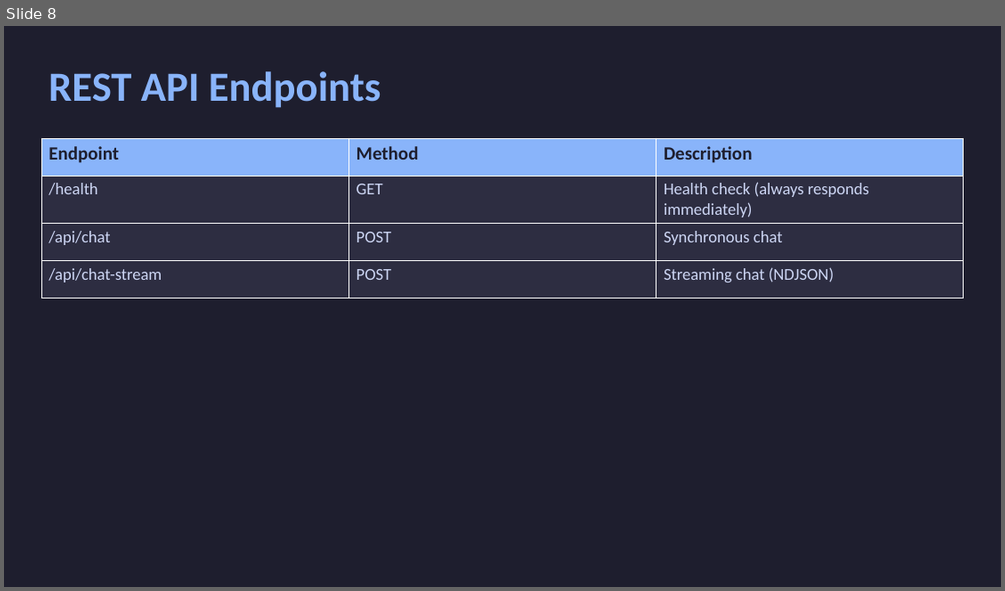
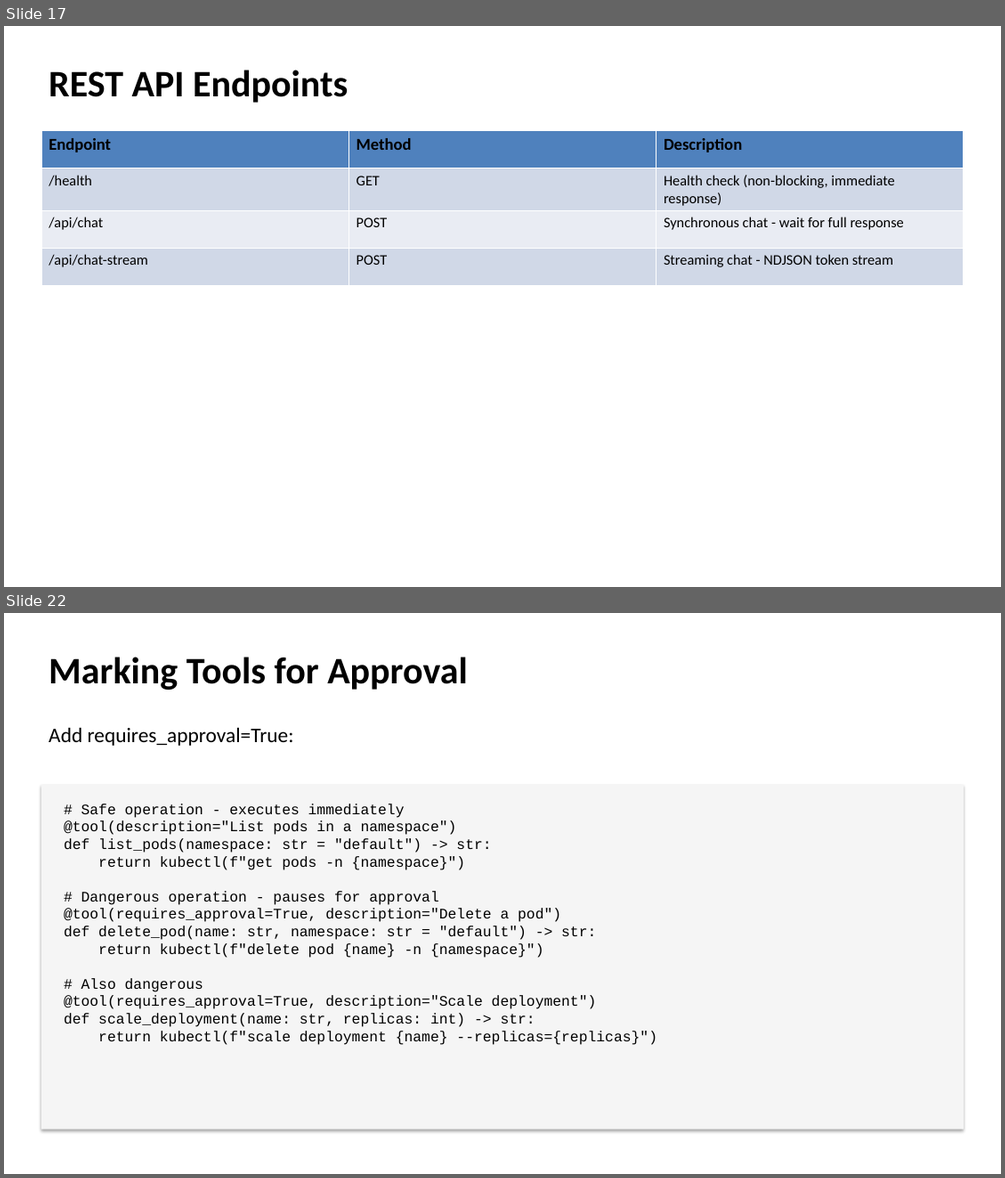
Before and after one commit to duplocloud/dcaf, a slide deck: docs/presentations/dcaf-core-presentation.pptx. Shown one above the other, each under a label of ours: slide 8 before the commit, slides 17 and 22 after it; the slides between them are not shown. The pictures are 1005x591 and 1005x1178 pixels, drawn with LibreOffice and Linux fonts; fonts in the diff are those of the drawing. Boxes give left, top, right and bottom in pixels: in the first picture for what was removed or moved away, otherwise in the second. Text is boxed around its words. In the diff, an @@ line names an element or a change of style, - is before the commit and + after.

Commit message:
Add A2A protocol support and session management improvements
- Add A2A (Agent-to-Agent) protocol implementation with RemoteAgent client
- Add session management with typed serialization (Pydantic/dataclass support)
- Update documentation: engineering handoff, getting started, tools guide
- Add A2A example and documentation
- Add PPTX generation script for presentations
- Update mkdocs configuration

```diff
--- a/docs/presentations/dcaf-core-presentation.pptx
+++ b/docs/presentations/dcaf-core-presentation.pptx
@@ slide 22 added at (x1=4, y1=613, x2=1001, y2=1174), background #FFFFFF @@
@@ text added at (x1=48, y1=657, x2=468, y2=690), 36 pt, text #000000, bold @@
+Marking Tools for Approval
@@ text added at (x1=48, y1=727, x2=294, y2=746), 20 pt, text #000000 @@
+Add requires_approval=True:
@@ rectangle added at (x1=41, y1=785, x2=963, y2=1129), fill #F5F5F5 @@
@@ text added at (x1=64, y1=803, x2=657, y2=1045), 14 pt, text #000000 @@
+# Safe operation - executes immediately
+@tool(description="List pods in a namespace")
+def list_pods(namespace: str = "default") -> str:
+return kubectl(f"get pods -n {namespace}")
+# Dangerous operation - pauses for approval
+@tool(requires_approval=True, description="Delete a pod")
+def delete_pod(name: str, namespace: str = "default") -> str:
+return kubectl(f"delete pod {name} -n {namespace}")
+# Also dangerous
+@tool(requires_approval=True, description="Scale deployment")
+def scale_deployment(name: str, replicas: int) -> str:
+return kubectl(f"scale deployment {name} --replicas={replicas}")
@@ what was slide 8 is now slide 17 @@
@@ slide 17 changed as well @@
@@ rectangle removed at (x1=4, y1=26, x2=1001, y2=587) @@
@@ text "REST API Endpoints" at (x1=48, y1=70, x2=348, y2=103): size 40 to 36 pt, text colour #89B4FA to #000000 @@
@@ table at (x1=41, y1=131, x2=963, y2=281) @@
-row 2, column 3: Health check (always responds immediately)
+row 2, column 3: Health check (non-blocking, immediate response)
-row 3, column 3: Synchronous chat
+row 3, column 3: Synchronous chat - wait for full response
-row 4, column 3: Streaming chat (NDJSON)
+row 4, column 3: Streaming chat - NDJSON token stream
@@ fill #89B4FA to #4F81BD in row 1 @@
@@ fill #2D2D41 to #D0D8E8 in 6 cells @@
@@ fill #2D2D41 to #E9EDF4 in row 3 @@
@@ size 18 to 16 pt, text colour #1E1E2E to #000000 in "Endpoint", "Method", "Description" @@
@@ size 16 to 14 pt, text colour #CDD6F4 to #000000 in "/health", "GET", "/api/chat", "POST" and 2 more places @@
@@ table moved from (x1=41, y1=138, x2=963, y2=288) to (x1=41, y1=131, x2=963, y2=281) @@
```
Also in this commit, not shown: 7 other slides changed, 32 other slides added, 11 slides removed, 25 other files.
